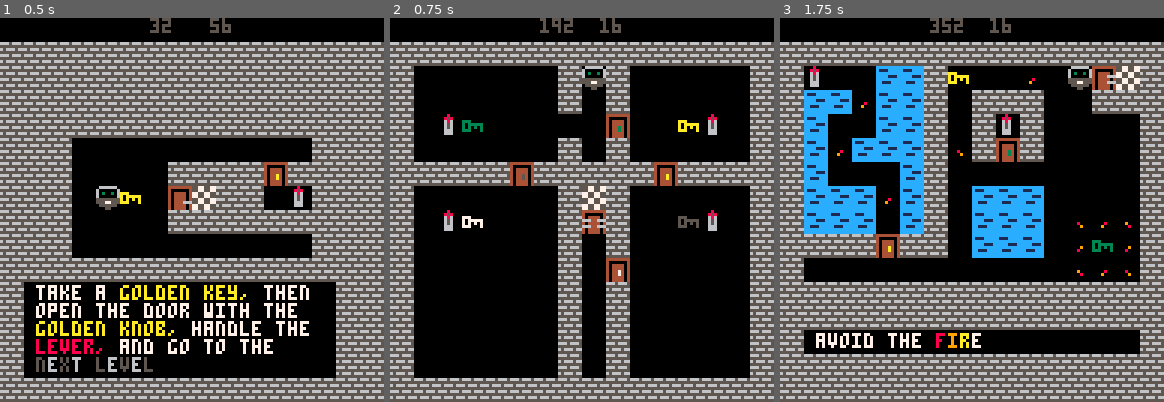
Above: before the commit, frames 1-3 (left to right).
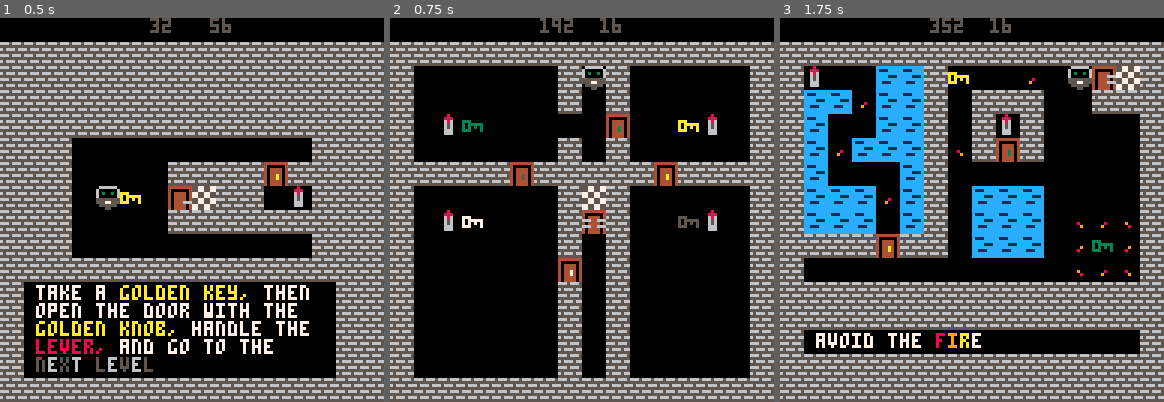
Above: after the commit, the same moments.

Repository: VedVid/picos-challange
Game: PICO-8 cartridge picoschallange.p8
Two runs of this game, one before a commit and one after it. Both use one fixed random seed, a clock stepped at 60 frames per second and the inputs below.
Inputs:
- Up to frame 1 (0.5 s): no input
- Up to frame 2 (0.75 s): tap O (Z key) at 0.7 s
- Up to frame 3 (1.75 s): hold Right from 1.6 s (still down); tap O (Z key) at 1.7 s

Frame 1 is identical in both runs. In frame 2, 0.8% of the frame differs, in the area x 43-63%, y 62-69%; in frame 3, nothing differs.

Commit message:
Slightly modified level 2 - player does not need to move around the whole level to open the last, white door.

Diff:
--- a/picoschallange.p8
+++ b/picoschallange.p8
@@ -403,7 +403,7 @@
 1010100000200019151010001b10101010000000000000101510000000000010103030303430100030303000000000100000000000000000000000000000000000000000000000000000000000000000000000000000000000000000000000000000000000000000000000000000000000000000000000000000000000000000
 1010100000000010101010101010101010001b230000001016100000221b0010103030300030100030303000333435100000000000000000000000000000000000000000000000000000000000000000000000000000000000000000000000000000000000000000000000000000000000000000000000000000000000000000
 1010100000000000000000000010101010000000000000100010000000000010101010101110100030303000362136100000000000000000000000000000000000000000000000000000000000000000000000000000000000000000000000000000000000000000000000000000000000000000000000000000000000000000
-1010101010101010101010101010101010000000000000100014000000000010100000000000000000000000353433100000000000000000000000000000000000000000000000000000000000000000000000000000000000000000000000000000000000000000000000000000000000000000000000000000000000000000
+1010101010101010101010101010101010000000000000140010000000000010100000000000000000000000353433100000000000000000000000000000000000000000000000000000000000000000000000000000000000000000000000000000000000000000000000000000000000000000000000000000000000000000
 1000000000000000000000000000101010000000000000100010000000000010101010101010101010101010101010100000000000000000000000000000000000000000000000000000000000000000000000000000000000000000000000000000000000000000000000000000000000000000000000000000000000000000
 1000000000000000000000000000101010000000000000100010000000000010101010101010101010101010101010100000000000000000000000000000000000000000000000000000000000000000000000000000000000000000000000000000000000000000000000000000000000000000000000000000000000000000
 1000000000000000000000000000101010000000000000100010000000000010100000000000000000000000000000100000000000000000000000000000000000000000000000000000000000000000000000000000000000000000000000000000000000000000000000000000000000000000000000000000000000000000
